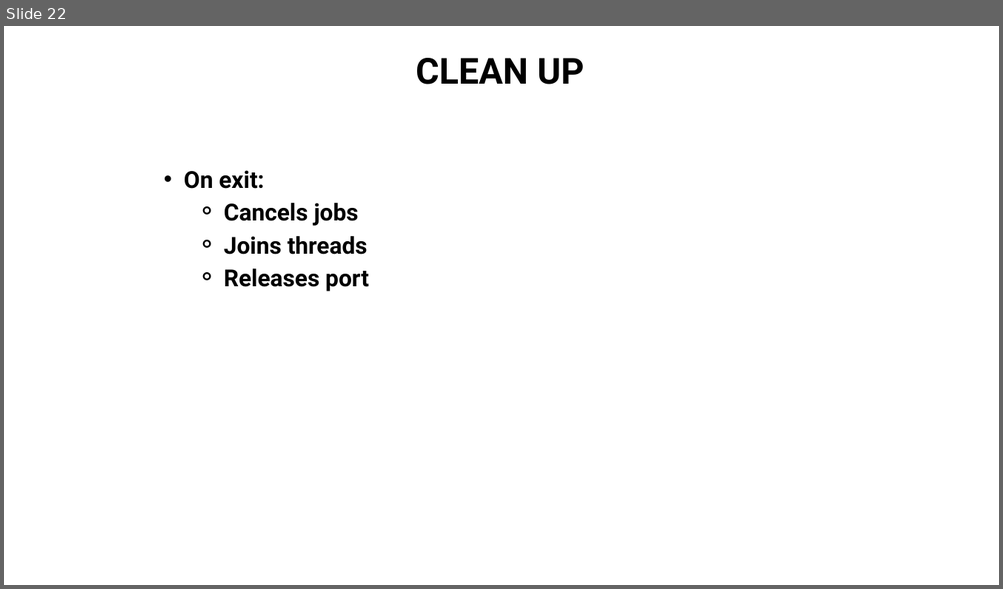
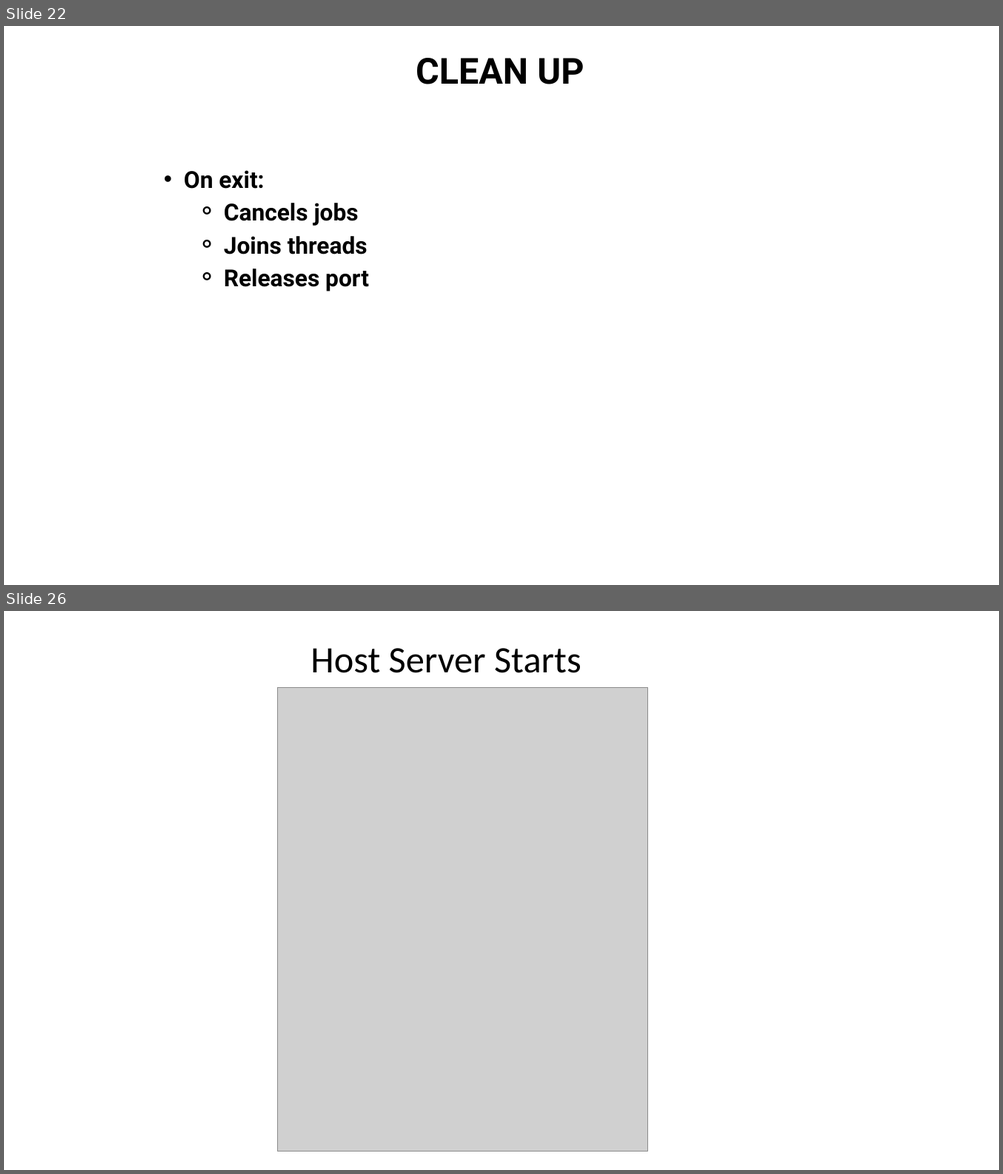
Before and after one commit to delacruzmarylynn/app, a slide deck: Seed App.pptx. Shown one above the other, each under a label of ours: slide 22 before the commit, slides 22 and 26 after it; the slides between them are not shown. The pictures are 1003x589 and 1003x1174 pixels, drawn with LibreOffice and Linux fonts; fonts in the diff are those of the drawing; grey boxes stand for pictures. Boxes give left, top, right and bottom in pixels: in the first picture for what was removed or moved away, otherwise in the second. Text is boxed around its words. In the diff, an @@ line names an element or a change of style, - is before the commit and + after.

```diff
--- a/Seed App.pptx
+++ b/Seed App.pptx
@@ slide 26 added at box(4, 611, 999, 1170), background #FFFFFF @@
@@ text added at box(310, 648, 581, 673), 54 pt, text #000000 @@
+Host Server Starts
@@ picture added at box(278, 687, 647, 1151) @@
```
Also in this commit, not shown: 13 other slides added, 5 other files.
